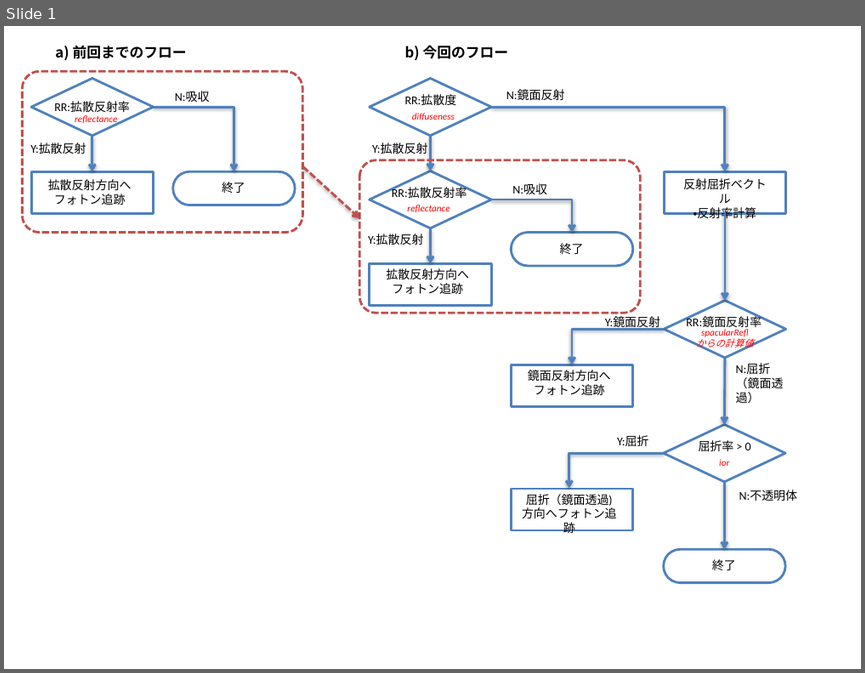
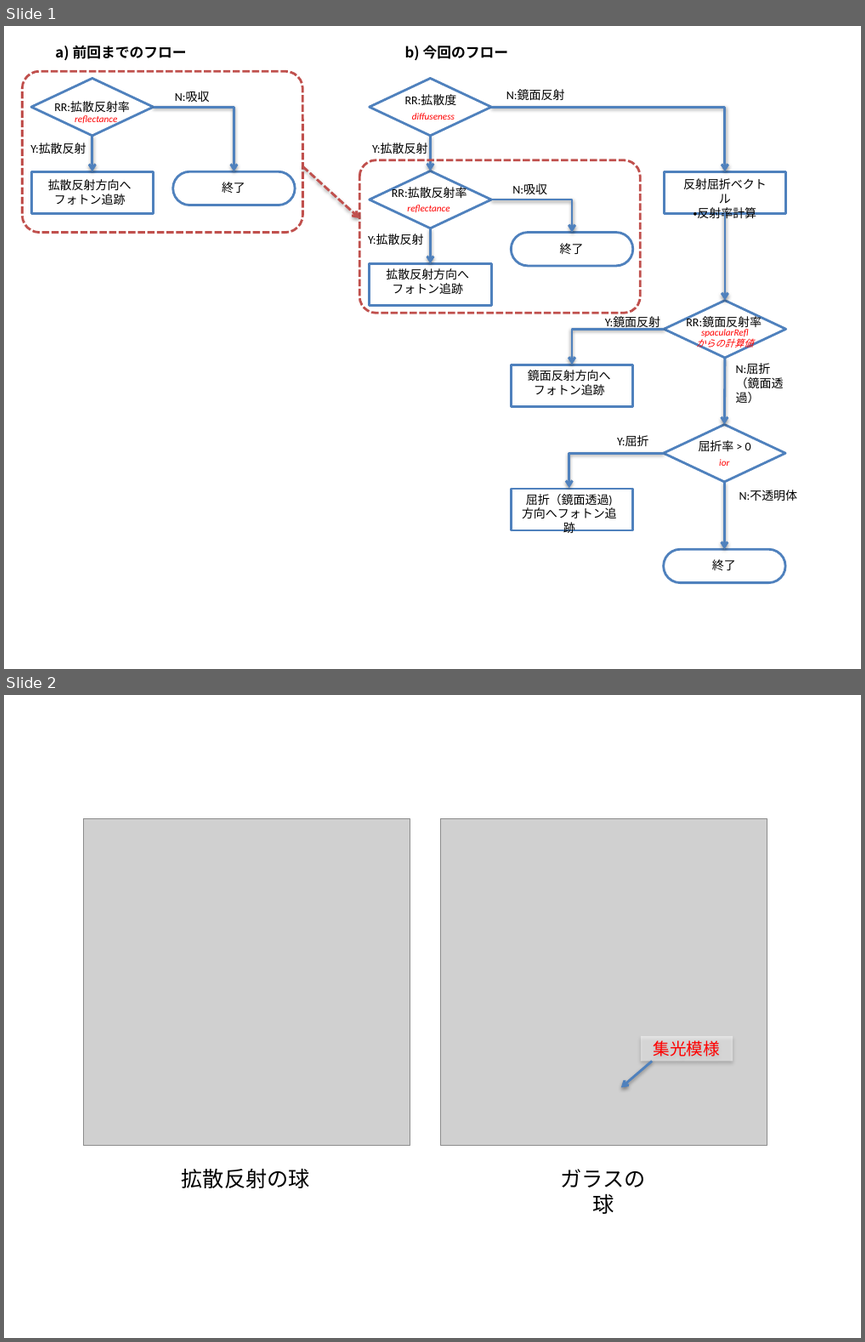
Before and after one commit to eijian/blog, a slide deck: articles/201805/figure-11.pptx. Shown one above the other, each under a label of ours: slide 1 before the commit, slides 1 and 2 after it. The pictures are 865x673 and 865x1342 pixels, drawn with LibreOffice and Linux fonts; fonts in the diff are those of the drawing; grey boxes stand for pictures. Boxes give left, top, right and bottom in pixels: in the first picture for what was removed or moved away, otherwise in the second. Text is boxed around its words. In the diff, an @@ line names an element or a change of style, - is before the commit and + after.

```diff
--- a/articles/201805/figure-11.pptx
+++ b/articles/201805/figure-11.pptx
@@ slide 2 added at bbox=[4, 695, 861, 1338], background #FFFFFF @@
@@ picture added at bbox=[84, 818, 410, 1145] @@
@@ picture added at bbox=[440, 818, 766, 1145] @@
@@ rectangle added at bbox=[641, 1036, 733, 1061], fill #FFFFFF at 50% opacity, 14 pt, text #FF0000 @@
+集光模様
@@ arrow added from (652, 1061) to (621, 1088), #4F81BD 2 pt @@
@@ text added at bbox=[182, 1168, 310, 1188], 18 pt, text #000000 @@
+拡散反射の球
@@ text added at bbox=[561, 1168, 646, 1213], 18 pt, text #000000 @@
+ガラスの球
```
Also in this commit, not shown: 1 other slide added, 6 other files.
